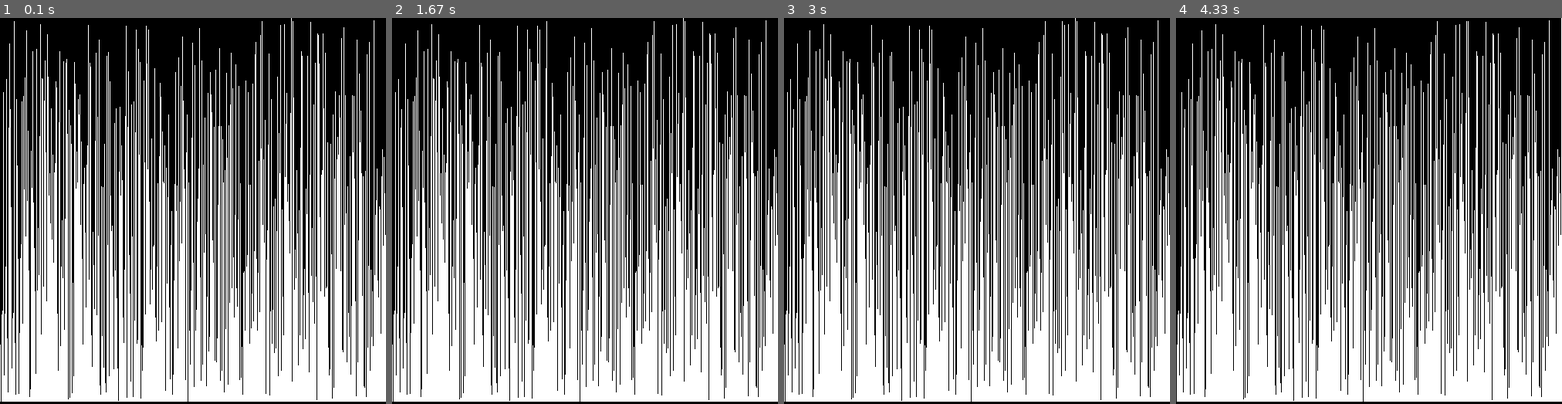
Above: before the commit, frames 1-4 (left to right).
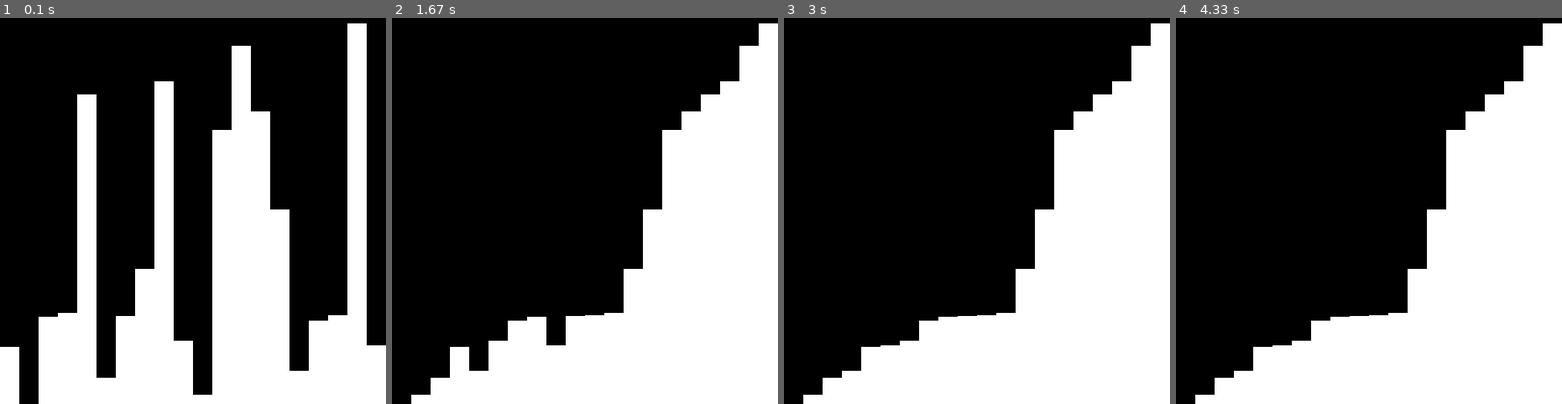
Above: after the commit, the same moments.

Repository: benwoo1110/A-List-of-Sorts
Game: pygame game, started from bubblesort.py
Two runs of this game, one before a commit and one after it. Both use one fixed random seed, a clock stepped at 60 frames per second and the inputs below.
Inputs:
- Up to frame 1 (0.1 s): no input
- Up to frame 2 (1.67 s): no input
- Up to frame 3 (3 s): no input
- Up to frame 4 (4.33 s): no input

The runs differ from the first frame. In frame 1, 37% of the frame differs, in the area x 0-100%, y 0-100%; in frame 2, 37%; in frame 3, 37%; in frame 4, 37%.

Commit message:
small change

Diff:
--- a/bubblesort.py
+++ b/bubblesort.py
@@ -5,19 +5,19 @@
 pygame.init()
 size = (500,500)
 window = pygame.display.set_mode((size))
-pygame.display.set_caption("Pygame Bubble-Sort Visualization")
+pygame.display.set_caption("Bubble-Sort Visualization")
 black = pygame.Color(0,0,0)
 white = pygame.Color(255,255,255)
 
 #Declaring Variables
 heightList = []
-listLength = 500
+listLength = 20
 isSorted = False
 sortedCount = 0
 trackInt = 0
 
 #coordinate for drawing
-xList,y,w = [],0,1
+xList,y,w = [],0,500/listLength
 tmpX = 0
 
 #Creating all the random numbers
@@ -30,7 +30,7 @@
 def draw():
     global xList,y,heightList
     for i in range(listLength):
-        pygame.draw.rect(window,white,(xList[i],max(heightList) - heightList[i],w,heightList[i]),0)
+        pygame.draw.rect(window, white, (xList[i],500-heightList[i],w,heightList[i]), 0)
 
 #Algorithm
 while True:
